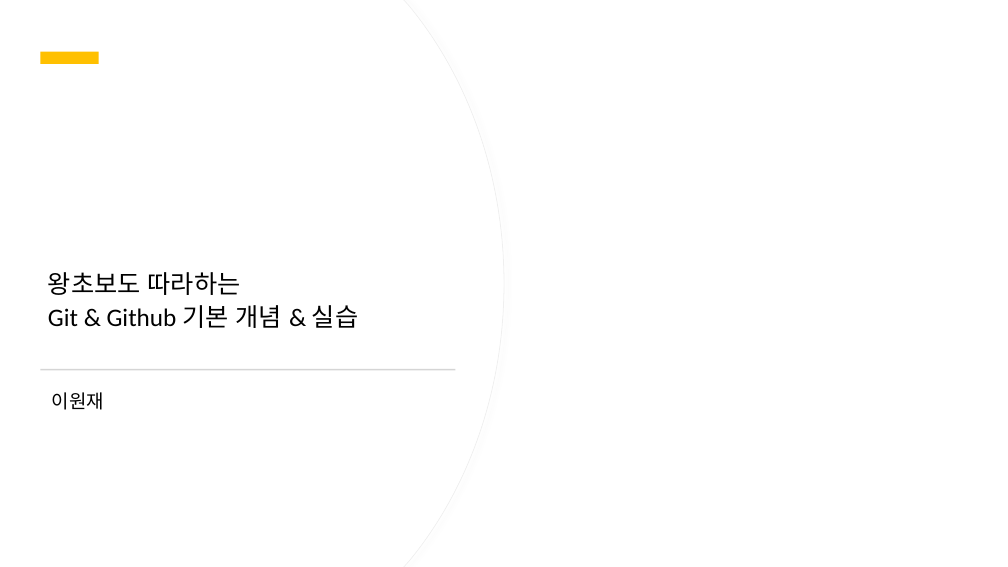
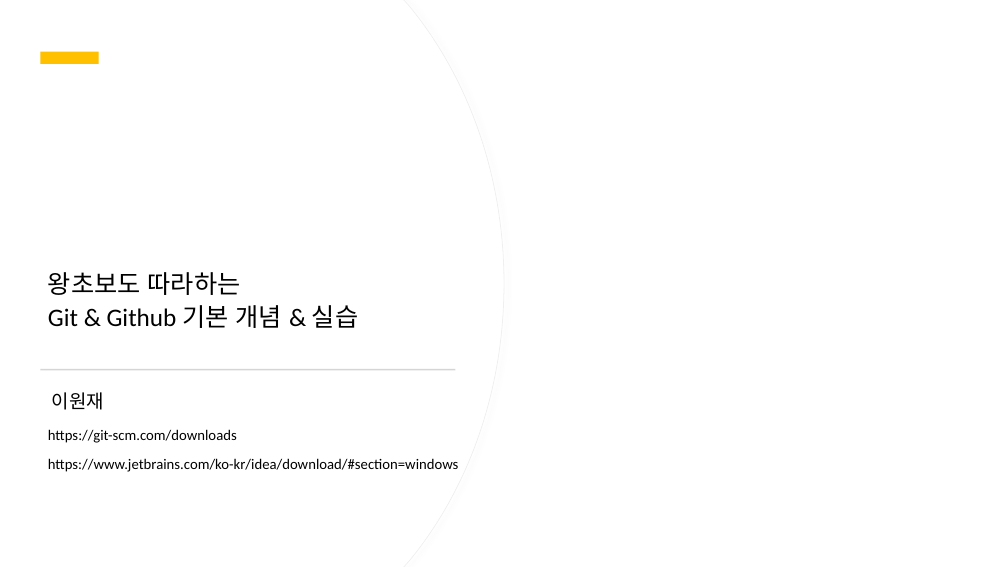
Before and after one commit to wonjaeL/how-to-use-git, a slide deck: slide 1 of ppt.pptx. Drawn at 1008x567 pixels with LibreOffice and Linux fonts; fonts in the diff are those of the drawing. Boxes give left, top, right and bottom in pixels: in the first picture for what was removed or moved away, otherwise in the second. Text is boxed around its words. In the diff, an @@ line names an element or a change of style, - is before the commit and + after.

```diff
--- a/ppt.pptx
+++ b/ppt.pptx
@@ text added at <box>48,429,237,443</box>, 14 pt, text #000000 @@
+https://git-scm.com/downloads
@@ text added at <box>48,458,459,472</box>, 14 pt, text #000000 @@
+https://www.jetbrains.com/ko-kr/idea/download/#section=windows
```
Also in this commit, not shown: 2 other slides changed, 3 slides added.
